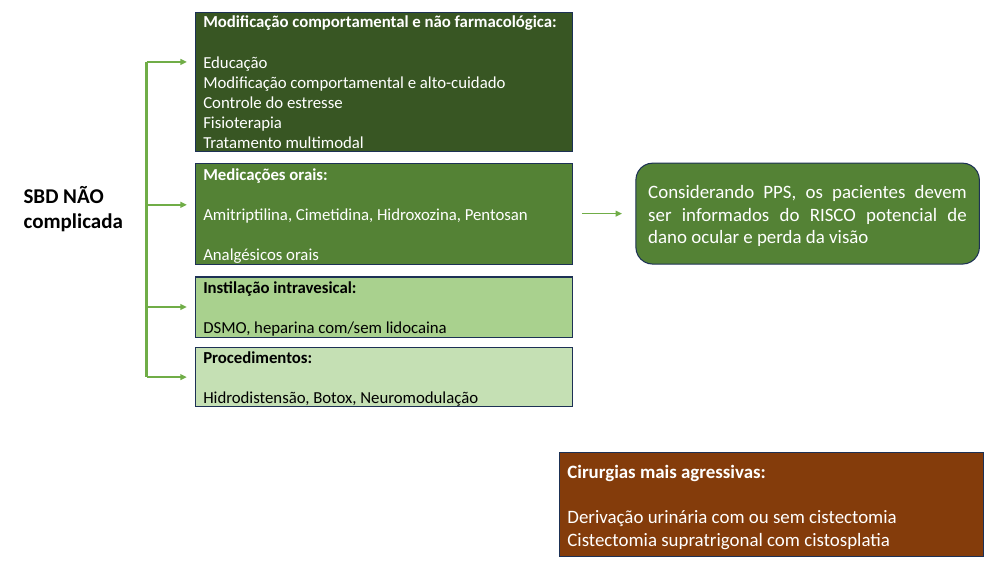
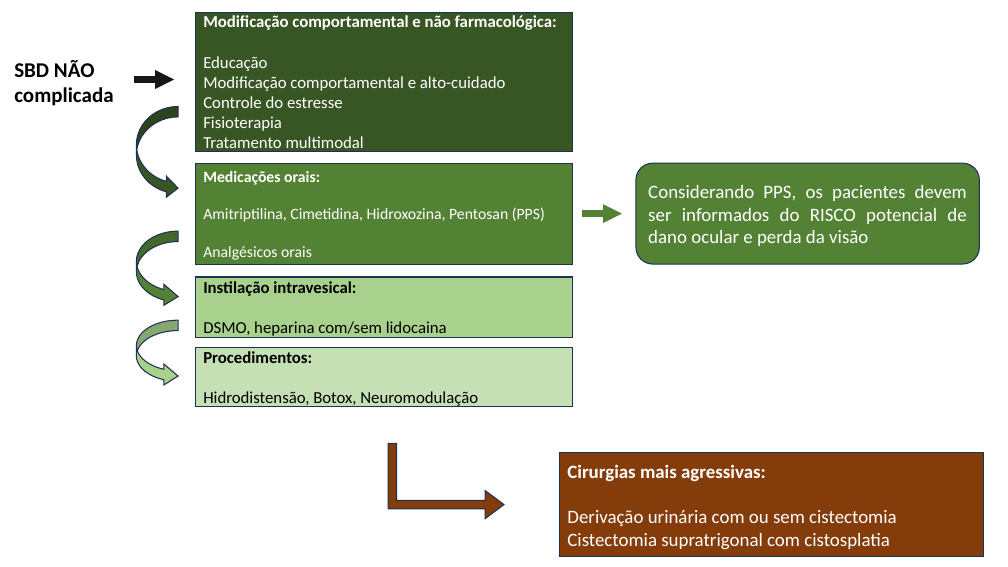
Before and after one commit to rsouzaj/uroginecologia, a slide deck: slide 2 of Figuras/SBD.pptx. Drawn at 1008x567 pixels with LibreOffice and Linux fonts; fonts in the diff are those of the drawing. Boxes give left, top, right and bottom in pixels: in the first picture for what was removed or moved away, otherwise in the second. Text is boxed around its words. In the diff, an @@ line names an element or a change of style, - is before the commit and + after.

```diff
--- a/Figuras/SBD.pptx
+++ b/Figuras/SBD.pptx
@@ text "SBD NÃO complicada": place and size @@
-text "SBD NÃO complicada" at [24, 186, 123, 232]
+text "SBD NÃO complicada" at [14, 60, 113, 106]
@@ arrow moved from (147, 62) - (187, 62) to (134, 79) - (174, 79) @@
@@ arrow (134, 79) - (174, 79): stroke #70AD47 1.5 pt to #181717 6 pt @@
@@ line removed from (147, 62) to (147, 377) @@
@@ curved right arrow added at [136, 107, 178, 199], fill #385723, outline #1E3256 1 pt @@
@@ text in rectangle at [203, 171, 320, 260]: size 16 to 15 pt in "Medicações orais:", "Analgésicos orais" @@
@@ arrow removed from (147, 205) to (187, 205) @@
@@ text in rectangle at [203, 207, 545, 222]: text changed; size 16 to 15 pt @@
-Amitriptilina, Cimetidina, Hidroxozina, Pentosan
+Amitriptilina, Cimetidina, Hidroxozina, Pentosan (PPS)
@@ curved right arrow added at [136, 231, 178, 307], fill #548235, outline #1E3256 1 pt @@
@@ arrow (582, 214) - (622, 214): stroke #70AD47 1.5 pt to #548235 6 pt @@
@@ curved right arrow added at [136, 321, 178, 387], fill #A9D18E, outline #1E3256 1 pt @@
@@ arrow removed from (147, 307) to (187, 307) @@
@@ arrow removed from (147, 377) to (187, 377) @@
@@ bent up arrow added at [388, 444, 504, 519], fill #843C0B, outline #1E3256 1 pt @@
```
Also in this commit, not shown: 1 other slide changed, 8 other files.
